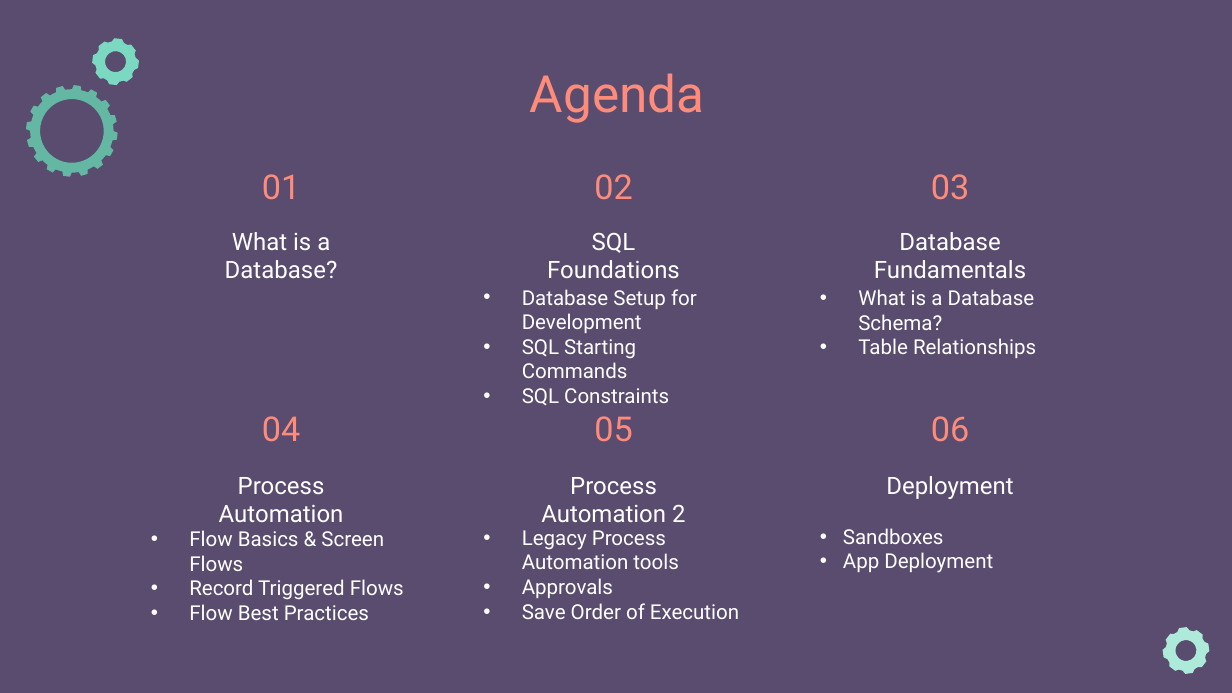
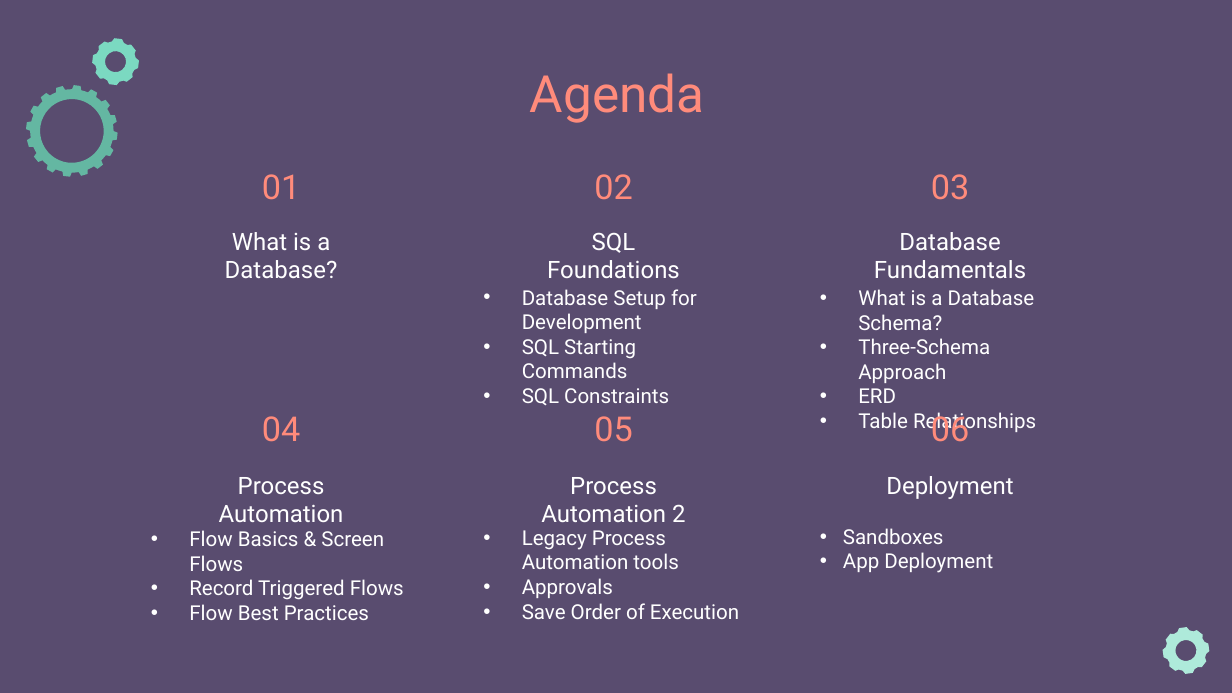
Before and after one commit to 250407-NET-FS/other-trainer-code, a slide deck: slide 2 of SQL/SQL.pptx. Drawn at 1232x693 pixels with LibreOffice and Linux fonts; fonts in the diff are those of the drawing. Boxes give left, top, right and bottom in pixels: in the first picture for what was removed or moved away, otherwise in the second. Text is boxed around its words. In the diff, an @@ line names an element or a change of style, - is before the commit and + after.

```diff
--- a/SQL/SQL.pptx
+++ b/SQL/SQL.pptx
@@ subtitle at [858,338,990,403]: paragraphs added @@
+• Three-Schema Approach
+• ERD
```
Also in this commit, not shown: 1 other slide changed, 3 slides added, 1 slide removed, 3 other files.
